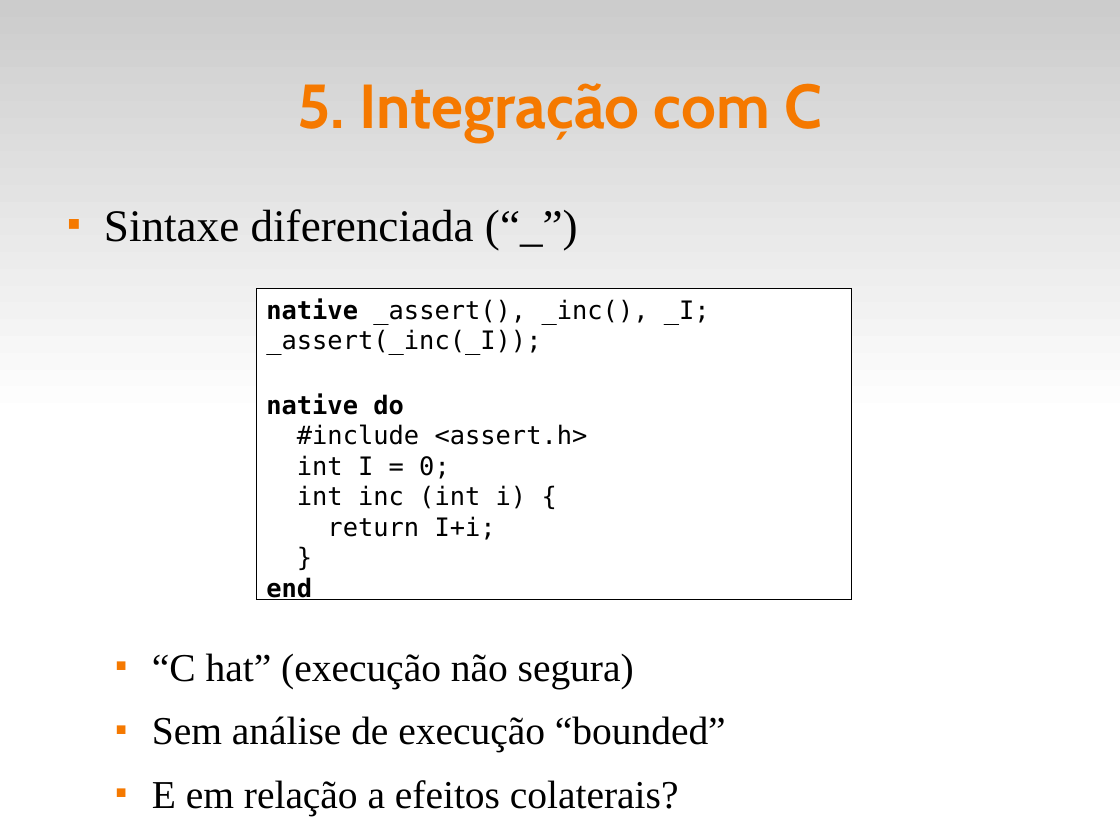
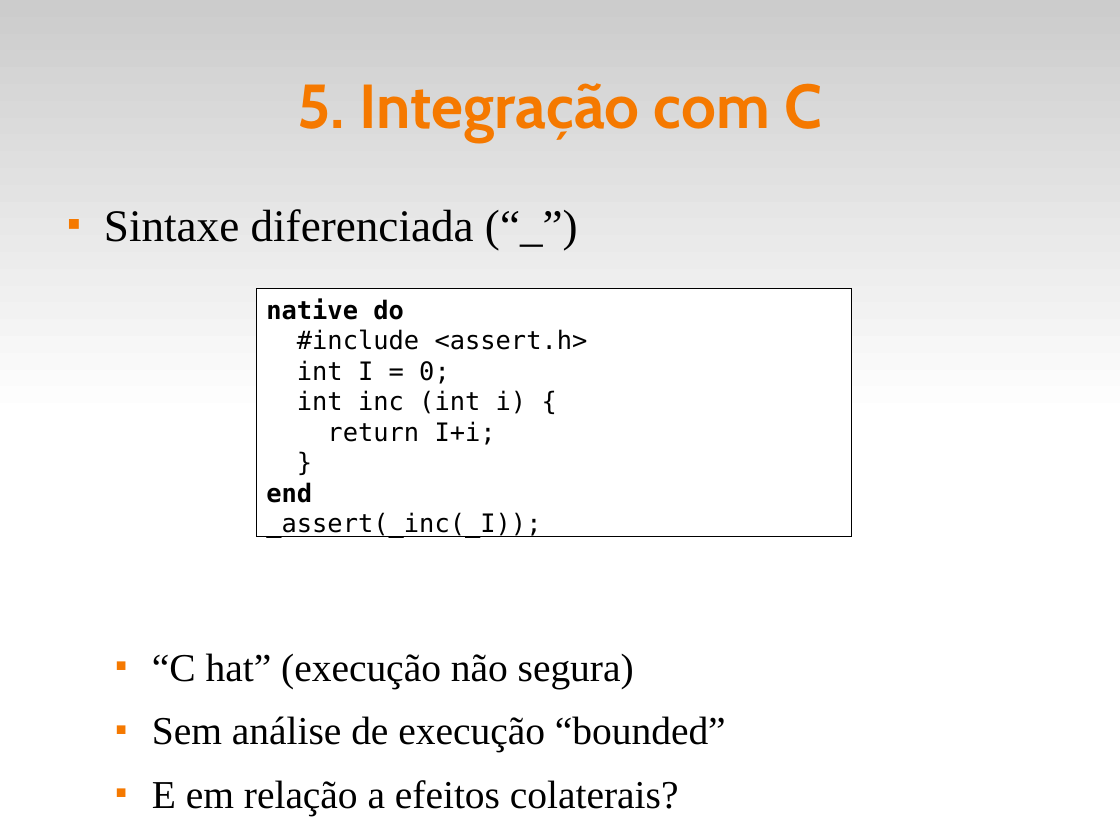
Before and after one commit to fsantanna-uerj/reativos, a slide deck: slide 12 of slides/06_ceu.odp. Drawn at 1120x840 pixels with LibreOffice and Linux fonts; fonts in the diff are those of the drawing. Boxes give left, top, right and bottom in pixels: in the first picture for what was removed or moved away, otherwise in the second. Text is boxed around its words. In the diff, an @@ line names an element or a change of style, - is before the commit and + after.

```diff
--- a/slides/06_ceu.odp
+++ b/slides/06_ceu.odp
@@ rectangle "native do": place and size @@
-rectangle "native do" at bbox=[256, 289, 851, 600]
+rectangle "native do" at bbox=[256, 289, 851, 537]
@@ text in rectangle at bbox=[266, 299, 710, 355]: paragraphs removed @@
-native _assert(), _inc(), _I;
-_assert(_inc(_I));
@@ text in rectangle at bbox=[266, 512, 541, 538]: paragraph added @@
+_assert(_inc(_I));
```
Also in this commit, not shown: 8 other slides changed, 5 other files.
